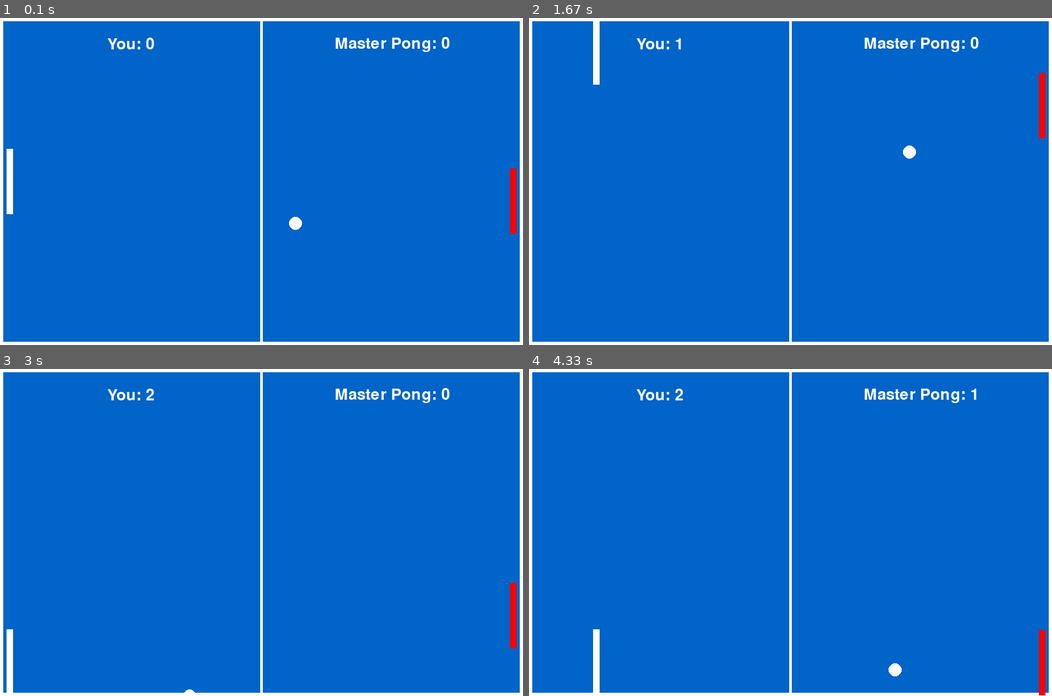
Above: before the commit, frames 1-4 (two rows, left to right).
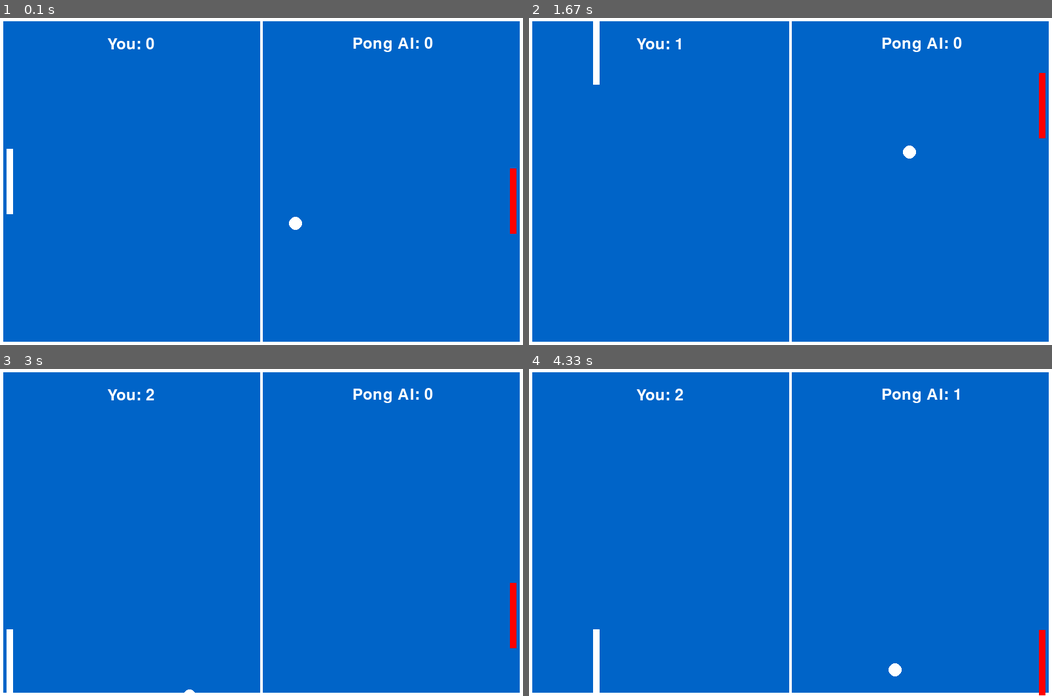
Above: after the commit, the same moments.

Repository: Atsunori66/garage
Game: pygame game, started from Pong_v3.3.py
The game is run twice, just before and just after one commit, with the same random seed, the same clock (stepped at 60 frames per second) and the same inputs.
Inputs:
- Up to frame 1 (0.1 s): no input
- Up to frame 2 (1.67 s): hold Right 0.33-0.8 s; hold Up 0.83-1.13 s; hold Right 1.17-1.63 s
- Up to frame 3 (3 s): hold Left 1.67-2.2 s; hold Down 2.23-2.53 s; hold Left 2.57-2.97 s
- Up to frame 4 (4.33 s): hold Up 3-3.37 s; hold Right 3.4-4.03 s; hold Down from 4.07 s (still down)

The runs differ from the first frame. In frame 1, 0.5% of the frame differs, in the area x 64-86%, y 5-11%; in frame 2, 0.5%; in frame 3, 0.5%; in frame 4, 0.4%.

Commit message:
Add files via upload

Diff:
--- a/Pong_v3.3.py
+++ b/Pong_v3.3.py
@@ -42,7 +42,7 @@
     pygame.key.set_repeat(1, 1)
     clock = pygame.time.Clock()
     surface = pygame.display.set_mode((WIDTH, HEIGHT))
-    pygame.display.set_caption('Pong ver.3.3')
+    pygame.display.set_caption('Pong ver.3.3.1')
 
     # ボールのスピードを初期速度に設定
     speed = INIT_SPEED
@@ -98,7 +98,7 @@
         score1_pos.centery = 40
 
         # AI のスコア表示を設定
-        score2_show = score_font.render('Master Pong: ' + str(score2), True, (255, 255, 255))
+        score2_show = score_font.render('Pong AI: ' + str(score2), True, (255, 255, 255))
         score2_pos = score2_show.get_rect()
         score2_pos.centerx = int(WIDTH * 3 / 4)
         score2_pos.centery = 40
